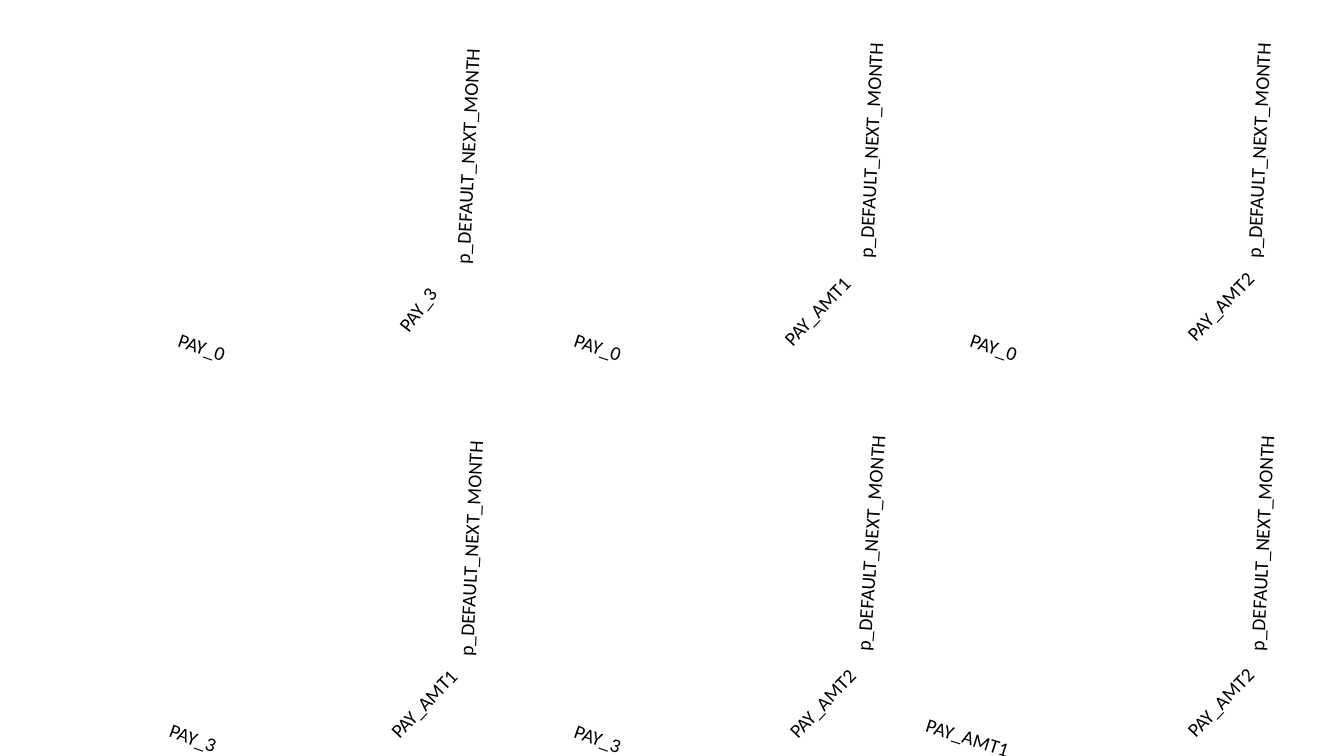
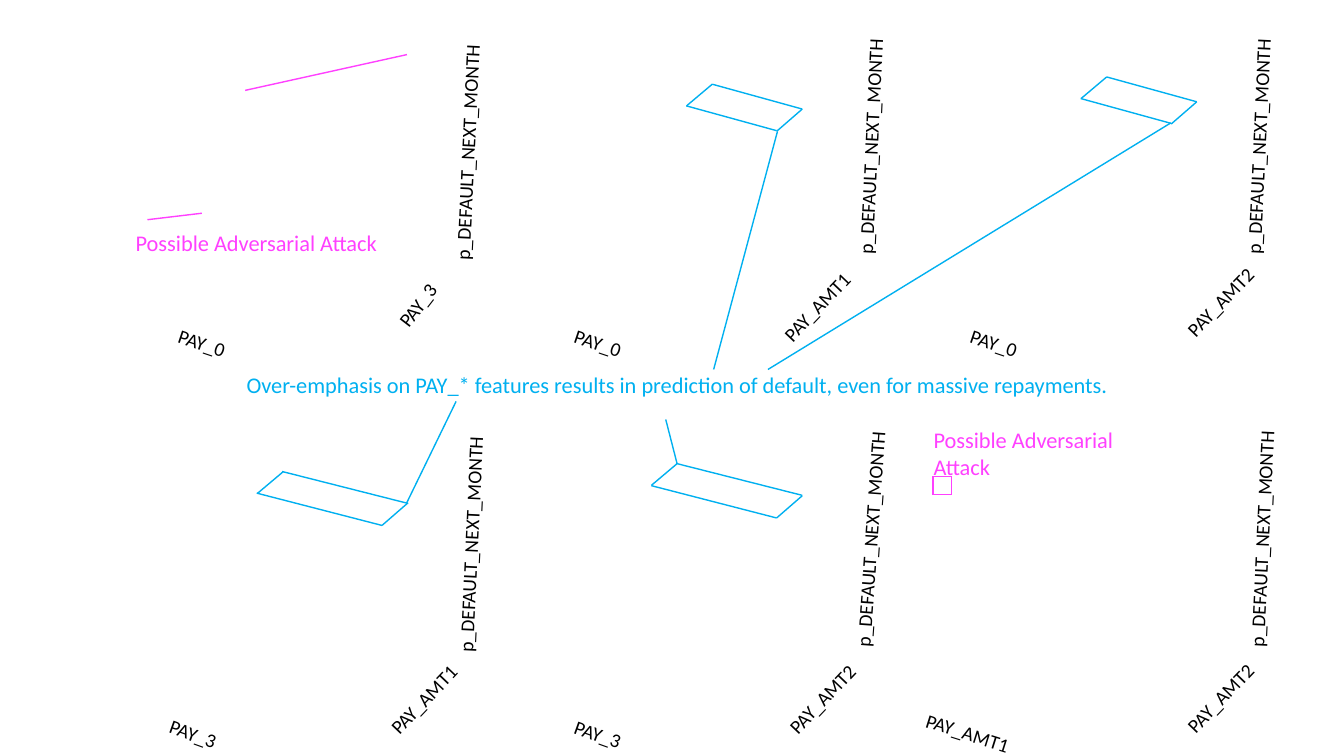
Before and after one commit to jphall663/jsm_2019, a slide deck: slide 4 of img/figs.pptx (slide 3 before the commit). Drawn at 1344x756 pixels with LibreOffice and Linux fonts; fonts in the diff are those of the drawing; background and template pictures are left out. Boxes give left, top, right and bottom in pixels: in the first picture for what was removed or moved away, otherwise in the second. Text is boxed around its words. In the diff, an @@ line names an element or a change of style, - is before the commit and + after.

```diff
--- a/img/figs.pptx
+++ b/img/figs.pptx
@@ line added from (245, 91) to (407, 54), #FF40FF 1 pt @@
@@ group added at (x1=687, y1=85, x2=803, y2=131): 4 lines @@
@@ group added at (x1=1081, y1=77, x2=1197, y2=124): 4 lines @@
@@ line added from (714, 370) to (777, 131), #00B0F0 1 pt @@
@@ line added from (768, 370) to (1171, 123), #00B0F0 1 pt @@
@@ text added at (x1=136, y1=235, x2=377, y2=251), 16 pt, text #FF40FF @@
+Possible Adversarial Attack
@@ line added from (147, 220) to (202, 214), #FF40FF 1 pt @@
@@ text added at (x1=247, y1=377, x2=1107, y2=397), 16 pt, text #00B0F0 @@
+Over-emphasis on PAY_* features results in prediction of default, even for massive repayments.
@@ line added from (406, 503) to (456, 401), #00B0F0 1 pt @@
@@ line added from (678, 464) to (666, 419), #00B0F0 1 pt @@
@@ text added at (x1=934, y1=432, x2=1113, y2=481), 16 pt, text #FF40FF @@
+Possible Adversarial
+Attack
@@ rectangle added at (x1=934, y1=476, x2=952, y2=494), outline #FF40FF 1 pt @@
@@ group added at (x1=257, y1=472, x2=408, y2=525): 4 lines @@
@@ group added at (x1=651, y1=464, x2=803, y2=518): 4 lines @@
@@ 18 rectangles moved together from (x1=125, y1=0, x2=1285, y2=756) to (x1=125, y1=0, x2=1285, y2=756) @@
```
Also in this commit, not shown: 2 slides added, 5 other files.
